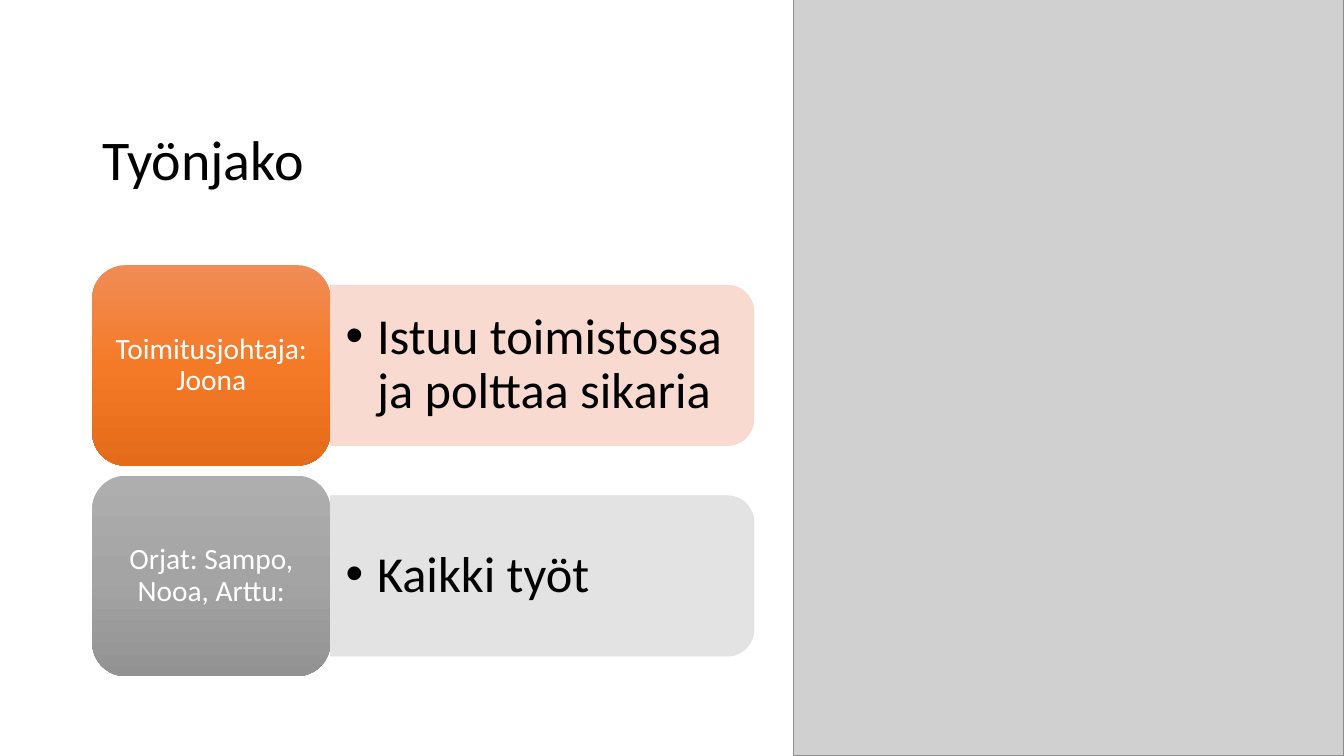
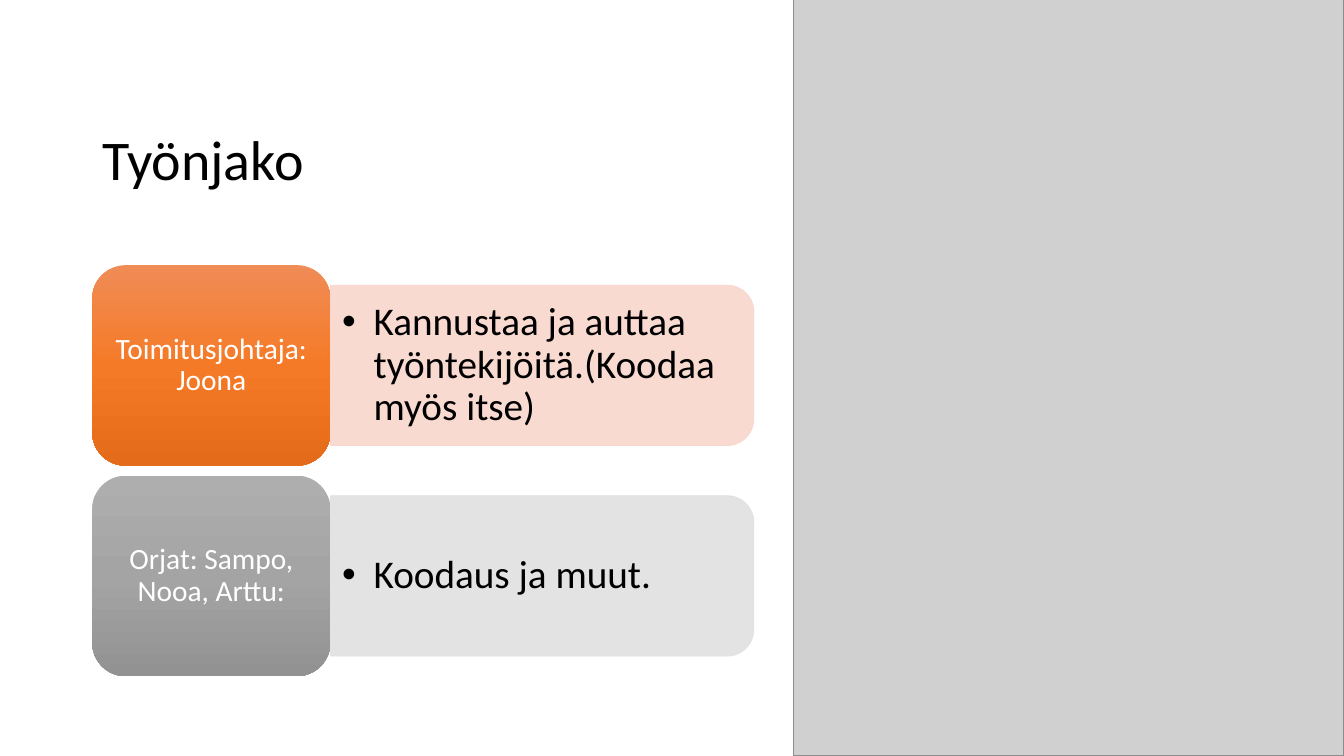
Before and after one commit to NooaKallio/Projekti, a slide deck: slide 8 of Misc/Presentation.pptx. Drawn at 1344x756 pixels with LibreOffice and Linux fonts; fonts in the diff are those of the drawing; grey boxes stand for pictures. Boxes give left, top, right and bottom in pixels: in the first picture for what was removed or moved away, otherwise in the second. Text is boxed around its words. In the diff, an @@ line names an element or a change of style, - is before the commit and + after.

```diff
--- a/Misc/Presentation.pptx
+++ b/Misc/Presentation.pptx
@@ text at box(374, 308, 715, 427): text changed; size 36 to 28 pt @@
-  • Istuu toimistossa ja polttaa sikaria
+  • Kannustaa ja auttaa työntekijöitä.(Koodaa myös itse)
@@ text at box(374, 560, 651, 595): text changed; size 36 to 28 pt @@
-  • Kaikki työt
+  • Koodaus ja muut.
```
Also in this commit, not shown: 6 other slides changed.
